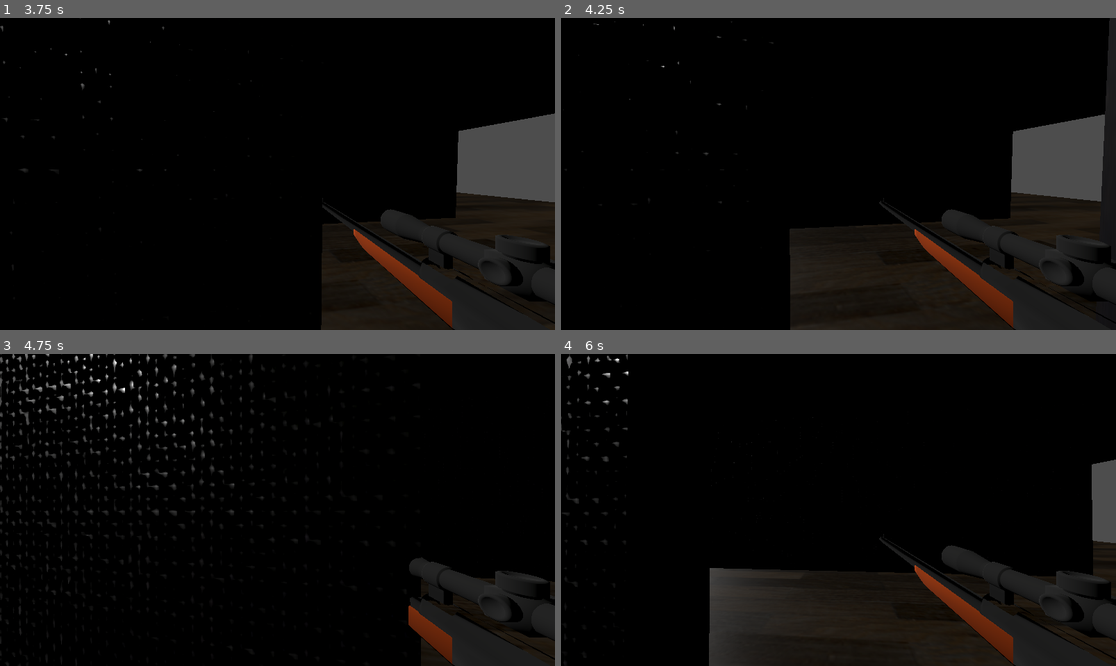
Above: before the commit, frames 1-4 (two rows, left to right).
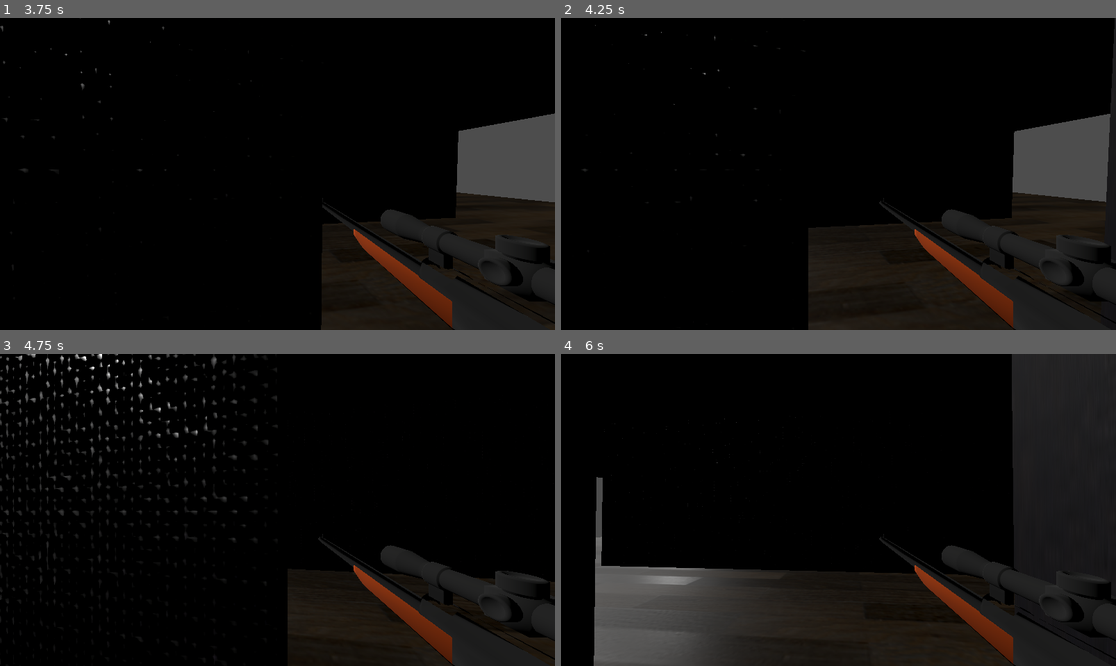
Above: after the commit, the same moments.

Repository: lucaanescu/MementoOccidere---7dfps-game-jam-game
Game: Godot game, scene res://First_room.tscn
Same seed, same stepped clock (60 frames per second), same inputs: the game is played once before the commit and once after it.
Inputs (mouse positions are in pixels of both pictures, inside the frame that each line leads up to):
- Up to frame 1 (3.75 s): tap Enter at 0.5, 3.5 s; move the mouse to (305, 174) at 0.52 s; hold Shift (Sprint) 0.53-1.28 s; hold W (Forward) from 0.53 s (still down); move the mouse to (249, 174) at 1.27 s; tap Shift (Sprint) at 1.35, 2.85 s; move the mouse to (288, 167) at 2.02 s; hold Shift (Sprint) 2.03-2.78 s; tap Space at 2.75 s; move the mouse to (271, 180) at 2.77 s; move the mouse to (316, 177) at 3.52 s; hold Shift (Sprint) from 3.53 s (still down)
- Up to frame 2 (4.25 s): keep holding W (Forward); keep holding Shift (Sprint)
- Up to frame 3 (4.75 s): keep holding W (Forward); move the mouse to (233, 506) at 4.27 s; release Shift (Sprint) at 4.28 s; tap Shift (Sprint) at 4.35 s
- Up to frame 4 (6 s): move the mouse to (844, 510) at 5.02 s; hold Shift (Sprint) 5.03-5.78 s; tap Space at 5.75 s; move the mouse to (816, 503) at 5.77 s; release W (Forward) at 5.78 s; hold D (Right) from 5.78 s (still down); tap Shift (Sprint) at 5.85 s

Frame 1 is identical in both runs. In frame 2, 1.6% of the frame differs, in the area x 3-100%, y 0-100%; in frame 3, 7.9%; in frame 4, 19%, in the area x 0-100%, y 0-100%.

Commit message:
added the last of the walls
structure is in, now to add a skybox and some furniture and make the place look less dead

Diff:
--- a/First_room.tscn
+++ b/First_room.tscn
@@ -50,6 +50,41 @@
 size = Vector3(1, 0.244, 1.07)
 material = ExtResource("3_nmrga")
 
+[node name="MeshInstance3D8" type="CSGBox3D" parent="."]
+transform = Transform3D(7.07029, 0, 0, 0, -0.0148107, -9.07628, 0, 1.062, -0.126578, -5.185, 4.385, 7.345)
+material_override = ExtResource("3_nmrga")
+use_collision = true
+size = Vector3(1, 0.244, 1)
+material = ExtResource("3_nmrga")
+
+[node name="MeshInstance3D12" type="CSGBox3D" parent="."]
+transform = Transform3D(7.07029, 0, 0, 0, -0.0148107, -9.07628, 0, 1.062, -0.126578, 7.04691, 4.38505, 7.34047)
+material_override = ExtResource("3_nmrga")
+use_collision = true
+size = Vector3(1, 0.244, 1)
+material = ExtResource("3_nmrga")
+
+[node name="MeshInstance3D9" type="CSGBox3D" parent="."]
+transform = Transform3D(2.77986, 0, 0, 0, -0.0148107, -9.07628, 0, 1.062, -0.126578, 0.848, 2.716, 7.321)
+material_override = ExtResource("3_nmrga")
+use_collision = true
+size = Vector3(1, 0.244, 1)
+material = ExtResource("3_nmrga")
+
+[node name="MeshInstance3D10" type="CSGBox3D" parent="."]
+transform = Transform3D(18.9343, 0, 0, 0, -0.014652, -2.10346, 0, 1.05062, -0.0293348, 1.8781, -0.367618, 7.27673)
+material_override = ExtResource("3_nmrga")
+use_collision = true
+size = Vector3(1, 0.244, 1.07)
+material = ExtResource("3_nmrga")
+
+[node name="MeshInstance3D11" type="CSGBox3D" parent="."]
+transform = Transform3D(18.5086, 0, 0, 0, -0.0146741, -3.0739, 0, 1.05221, -0.0428687, 1.938, 3.431, 7.33)
+material_override = ExtResource("3_nmrga")
+use_collision = true
+size = Vector3(1, 0.244, 1.07)
+material = ExtResource("3_nmrga")
+
 [node name="MeshInstance3D6" type="CSGBox3D" parent="."]
 transform = Transform3D(9.06044, 0, 0, 0, -0.0145833, -4.28189, 0, 1.04567, -0.0597165, 1.97018, 4.40554, -7.58611)
 material_override = ExtResource("3_nmrga")
